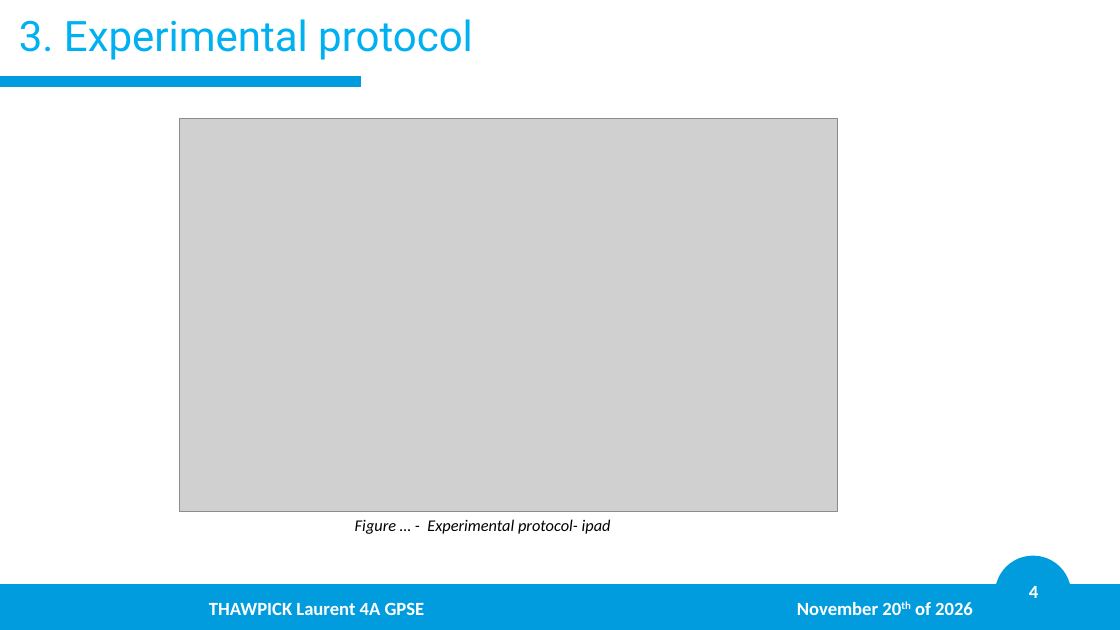
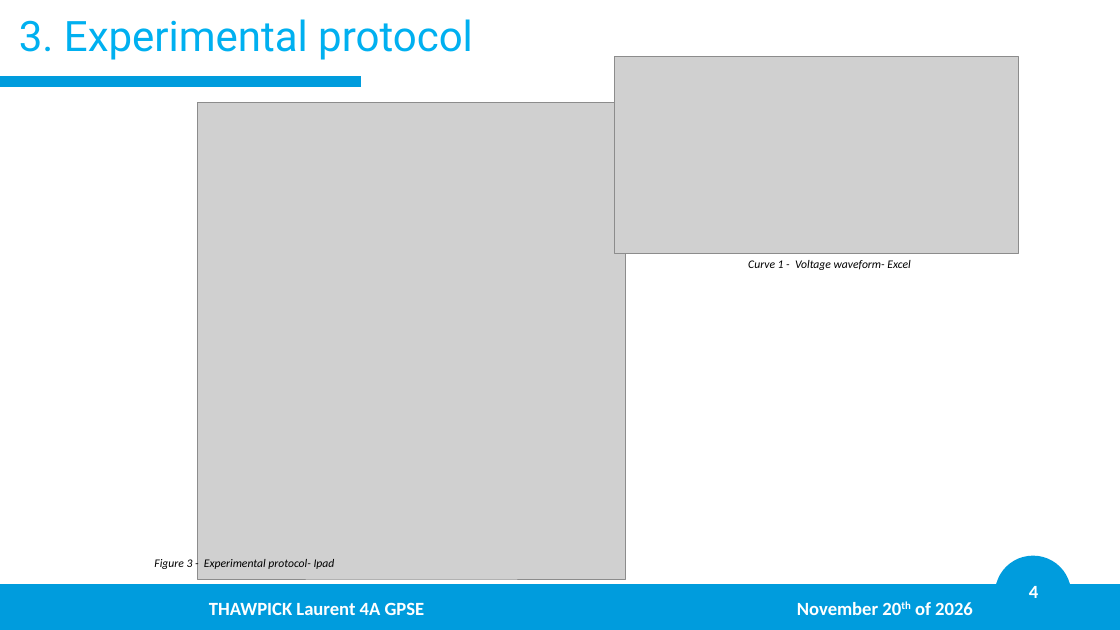
Before and after one commit to LaurentThaw/plasma-tubing, a slide deck: slide 4 of PDR for 20.11.26/PDR.pptx. Drawn at 1120x630 pixels with LibreOffice and Linux fonts; fonts in the diff are those of the drawing; grey boxes stand for pictures; background and template pictures are left out. Boxes give left, top, right and bottom in pixels: in the first picture for what was removed or moved away, otherwise in the second. Text is boxed around its words. In the diff, an @@ line names an element or a change of style, - is before the commit and + after.

```diff
--- a/PDR for 20.11.26/PDR.pptx
+++ b/PDR for 20.11.26/PDR.pptx
@@ picture added at [615,56,1019,253] @@
@@ picture: place and size @@
-picture at [180,118,837,511]
+picture at [198,103,626,579]
@@ text added at [748,260,910,270], 10 pt, text #000000, italic @@
+Curve 1 - Voltage waveform- Excel
@@ text at [154,559,335,569]: text changed; size 14 to 10 pt @@
-Figure … - Experimental protocol- ipad
+Figure 3 - Experimental protocol- Ipad
```
Also in this commit, not shown: 12 other slides changed, 8 other files.
